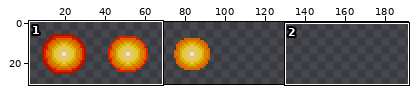
Two states of a sprite sheet, assets/spritesheet/enemy_bullet.png. The first picture is a wide view before the edit; the outline marks the close-up.
Close-up. Old version:
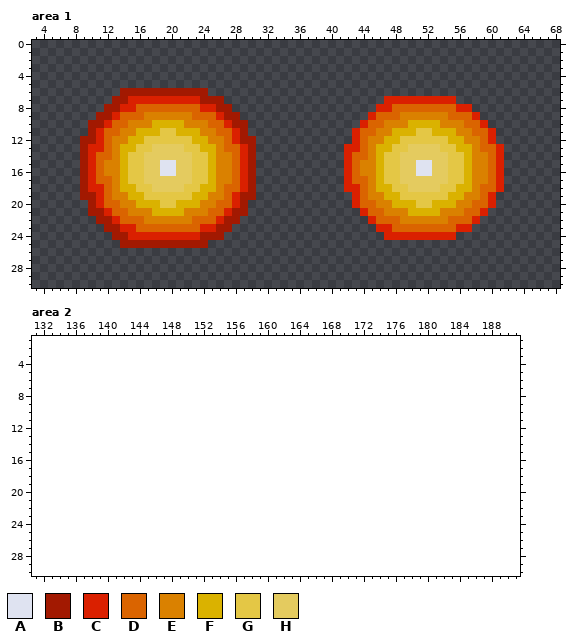
The file is 384x128 pixels, drawn in blocks of 4x4; one block is one cell here. Shown: area 1: x 3..68, y 0..30; area 2: x 131..191, y 1..30. The old version is drawn lined up with the new one, on the new canvas. The wide view leaves out empty margins. The commit also changed other parts of the picture, which this record leaves out.
Palette (. is transparent): A #dfe3f1  B #a21901  C #da2000  D #da6400  E #da8100  F #dab200  G #e4c745  H #e4cb5f
Pixels before, area 1, first column x 9:
 6 .....BBBBBBBBBBB.....................................
 7 ....BBCCCCCCCCCBBB....................CCCCCCCCC......
 8 ...BBCCDDDDDDDDCCBB..................CCDDDDDDDDCC....
 9 ..BBCDDDEEEEEEDDDCBB................CDDDEEEEEEDDDC...
10 .BBCDDEEEFFFFEEEDDCBB..............CDDEEEFFFFEEEDDC..
11 .BCDDEEFFFGGFFFEEDDCB.............CDDEEFFFGGFFFEEDDC.
12 BBCDEEFFGGGGGGFFEEDCBB............CDEEFFGGGGGGFFEEDC.
13 BCCDEFFGGHHHHGGFFEDDCB...........CCDEFFGGHHHHGGFFEDDC
14 BCDDEFGGHHHHHHGGFEEDCB...........CDDEFGGHHHHHHGGFEEDC
15 BCDEEFGGHHAAHHGGFEEDCB...........CDEEFGGHHAAHHGGFEEDC
16 BCDEEFGGHHAAHHGGFEEDCB...........CDEEFGGHHAAHHGGFEEDC
17 BCDDEFGGHHHHHHGGFEEDCB...........CDDEFGGHHHHHHGGFEEDC
18 BCCDEFFGGHHHHGGFFEDDCB...........CCDEFFGGHHHHGGFFEDDC
19 BBCDEEFFGGGGGGFFEEDCBB............CDEEFFGGGGGGFFEEDC.
20 .BCDDEEFFFGGFFFEEDDCB.............CDDEEFFFGGFFFEEDDC.
21 .BBCDDEEEFFFFEEEDDCBB..............CDDEEEFFFFEEEDDC..
22 ..BBCDDDEEEEEEDDDCBB................CDDDEEEEEEDDDC...
23 ...BBCCDDDDDDDDCCBB..................CCDDDDDDDDCC....
24 ....BBCCCCCCCCCBBB....................CCCCCCCCC......
25 .....BBBBBBBBBBB.....................................
The same view after the edit:
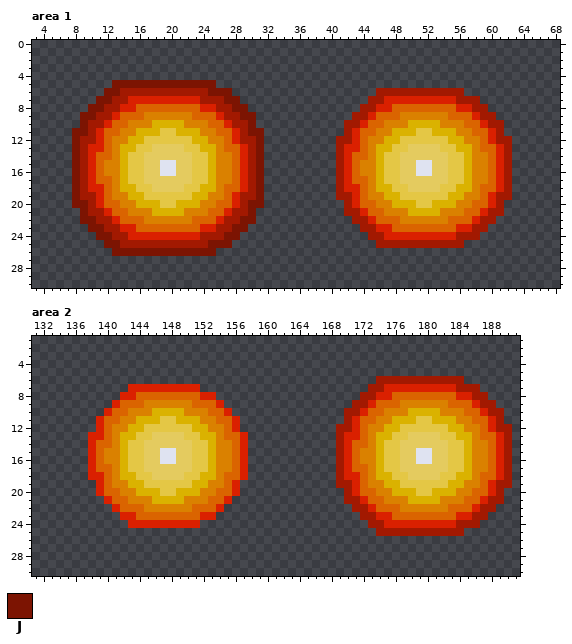
Colours new in this view: J #7c1402
Difference:
canvas 96x32 -> 192x32, the old top-left corner now at -1,0 (the part of the old canvas that was cut away was empty and is not shown)
Changed rows in their new state; - is an unchanged pixel.
Area 1:
first column x 8:
 5 -----JJJJJJJJJJJJJ-------------------------------------
 6 ----JJ-----------JJJ------------------BBBBBBBBBBB------
 7 ---JJ--------------JJ----------------BB---------BBB----
 8 --JJ----------------JJ--------------BB------------BB---
 9 -JJ------------------JJ------------BB--------------BB--
10 -J--------------------J-----------BB----------------BB-
11 JJ--------------------JJ----------B------------------B-
12 J----------------------J---------BB------------------BB
13 J----------------------J---------B--------------------B
14 J----------------------J---------B--------------------B
15 J----------------------J---------B--------------------B
16 J----------------------J---------B--------------------B
17 J----------------------J---------B--------------------B
18 J----------------------J---------B--------------------B
19 J----------------------J---------BB------------------BB
20 JJ--------------------JJ----------B------------------B-
21 -J--------------------J-----------BB----------------BB-
22 -JJ------------------JJ------------BB--------------BB--
23 --JJ----------------JJ--------------BB------------BB---
24 ---JJ--------------JJ----------------BB---------BBB----
25 ----JJ-----------JJJ------------------BBBBBBBBBBB------
26 -----JJJJJJJJJJJJJ-------------------------------------
Area 2:
first column x 138:
 6 ------------------------------------BBBBBBBBBBB------
 7 -----CCCCCCCCC---------------------BBCCCCCCCCCBBB----
 8 ----CCDDDDDDDDCC------------------BBCCDDDDDDDDCCBB---
 9 ---CDDDEEEEEEDDDC----------------BBCDDDEEEEEEDDDCBB--
10 --CDDEEEFFFFEEEDDC--------------BBCDDEEEFFFFEEEDDCBB-
11 -CDDEEFFFGGFFFEEDDC-------------BCDDEEFFFGGFFFEEDDCB-
12 -CDEEFFGGGGGGFFEEDC------------BBCDEEFFGGGGGGFFEEDCBB
13 CCDEFFGGHHHHGGFFEDDC-----------BCCDEFFGGHHHHGGFFEDDCB
14 CDDEFGGHHHHHHGGFEEDC-----------BCDDEFGGHHHHHHGGFEEDCB
15 CDEEFGGHHAAHHGGFEEDC-----------BCDEEFGGHHAAHHGGFEEDCB
16 CDEEFGGHHAAHHGGFEEDC-----------BCDEEFGGHHAAHHGGFEEDCB
17 CDDEFGGHHHHHHGGFEEDC-----------BCDDEFGGHHHHHHGGFEEDCB
18 CCDEFFGGHHHHGGFFEDDC-----------BCCDEFFGGHHHHGGFFEDDCB
19 -CDEEFFGGGGGGFFEEDC------------BBCDEEFFGGGGGGFFEEDCBB
20 -CDDEEFFFGGFFFEEDDC-------------BCDDEEFFFGGFFFEEDDCB-
21 --CDDEEEFFFFEEEDDC--------------BBCDDEEEFFFFEEEDDCBB-
22 ---CDDDEEEEEEDDDC----------------BBCDDDEEEEEEDDDCBB--
23 ----CCDDDDDDDDCC------------------BBCCDDDDDDDDCCBB---
24 -----CCCCCCCCC---------------------BBCCCCCCCCCBBB----
25 ------------------------------------BBBBBBBBBBB------
Changed places in both close-ups, as pixel boxes (x1, y1, x2, y2):
added: (72, 80, 264, 256)
added: (336, 88, 512, 248)
added: (336, 376, 512, 536)
added: (88, 384, 248, 528)
